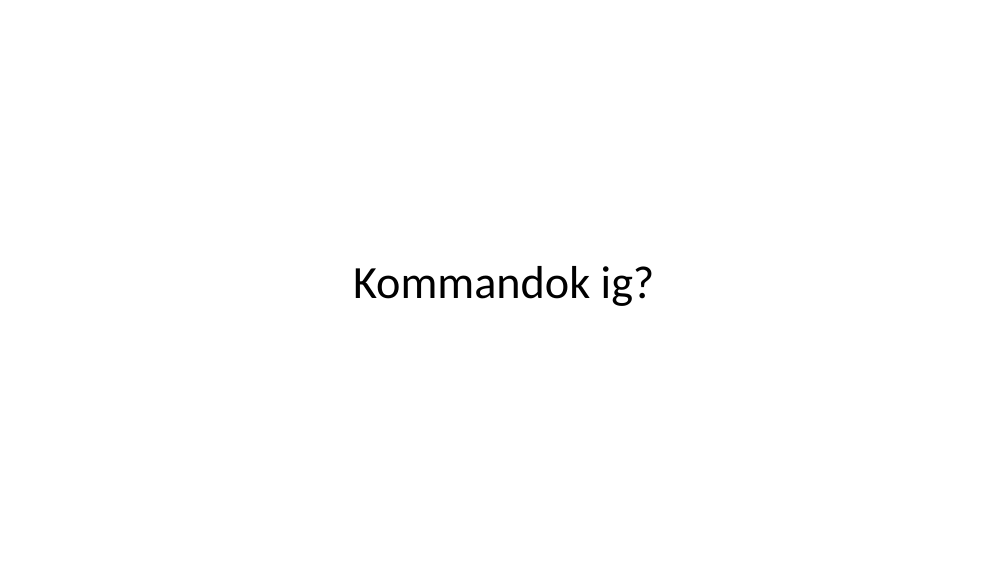
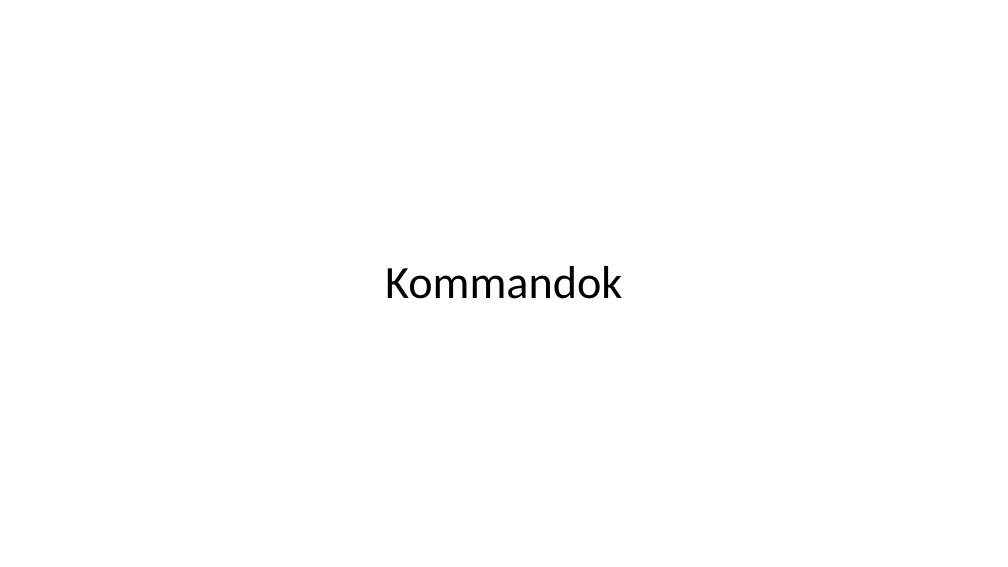
Before and after one commit to belain3d/halozatProjektek, a slide deck: slide 9 of PPT/2-3-Projektmunka.pptx. Drawn at 1008x567 pixels with LibreOffice and Linux fonts; fonts in the diff are those of the drawing. Boxes give left, top, right and bottom in pixels: in the first picture for what was removed or moved away, otherwise in the second. Text is boxed around its words. In the diff, an @@ line names an element or a change of style, - is before the commit and + after.

```diff
--- a/PPT/2-3-Projektmunka.pptx
+++ b/PPT/2-3-Projektmunka.pptx
@@ title at <box>385,266,622,299</box>: text changed @@
-Kommandok ig?
+Kommandok
```
Also in this commit, not shown: 2 slides added, 3 other files.
